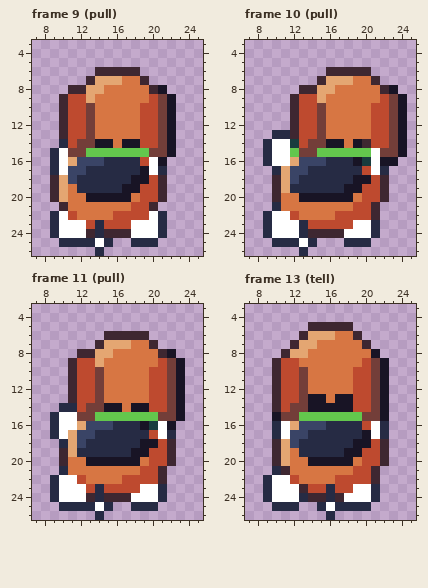
Two states of a pixel-art file, art/minis/dog-biscuit@56.aseprite. The picture above was drawn from the file before the commit.
27x27 pixels, 24 frames. Shown: frame 9 (pull): x 7..25, y 3..26; frame 10 (pull): x 7..25, y 3..26; frame 11 (pull): x 7..25, y 3..26; frame 13 (tell): x 7..25, y 3..26. The old version is drawn lined up with the new one. The commit also changed other frames, which this record leaves out.
Now the later version:
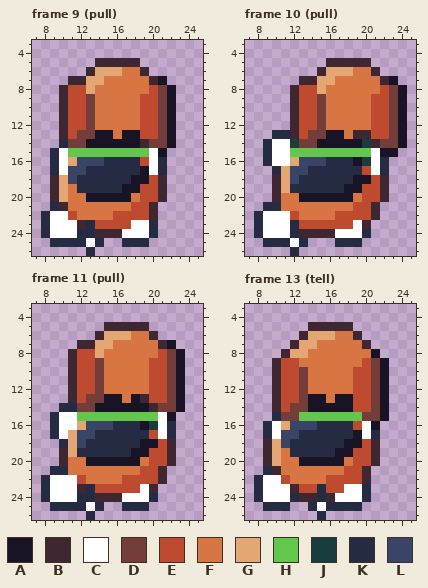
Palette (. is transparent): A #181425  B #3e2731  C #ffffff  D #733e39  E #be4a2f  F #d77643  G #e4a672  H #63c74d  J #193c3e  K #262b44  L #3a4466
From old to new:
whole drawing moved by +2,+0 (the old picture is shown already moved)
Changed rows in their new state; - is an unchanged pixel.
Frame 9 (pull):
first column x 10:
 5 ----BBBBB----
 6 ---BGGGFFB---
 7 -BBG-FF--FBA-
 8 BEE-F-----EDA
 9 ---D-----E---
first column x 11:
13 -D-AA-AA----
14 D-A--A--BD--
15 HH-------CA.
16 ----------K-
first column x 8:
21 -K------------
22 KC----------B.
23 KC--BKE-----K.
24 KC--KKB--C--K.
25 -K---CK.-K--.-
26 -----K.-------
Frame 10 (pull):
first column x 12:
 5 ----BBBBB----
 6 ---BGGGFFB---
 7 -BBG-FF--FBA-
 8 BEE-F-----EDA
 9 ---D-----E---
first column x 13:
13 -D-AA-BB----
14 D-A--A-JBD--
15 HH-------AA.
16 ---------K.-
first column x 8:
21 -K------------
22 KC------------
23 KC--KE------B.
24 KC--KB---C--K.
25 -K--CK.--K--.-
26 ----K.--------
Frame 11 (pull):
first column x 11:
 5 ----BBBBB----
 6 ---BGGGFFB---
 7 -BBG-FF--FBA-
 8 BEE-F-----EDA
 9 ---D-----E---
first column x 12:
13 -D-AA-AB----
14 D-A--A--BD--
15 HH-------CA.
16 ----------K-
first column x 8:
21 -K------------
22 KC------------
23 KC--BKE-----B.
24 KC--KKB--C--K.
25 -K---CK.-K--.-
26 -----K.-------
Frame 13 (tell):
first column x 8:
15 --K------------
16 -KCGL--K---ECA.
17 -KCL-K-----ACK.
18 -BGLK-----A-EB.
19 -BGFK----A-E-B.
20 -BGF-A----FE-B.
21 -KBF------E-B.-
22 KC-EF---E---B.-
23 KC--BE-KE-C-K.-
24 KC--KB-KBC--K.-
25 -K--.-KCK---.--
26 -------K.------
Pixel boxes of the changes (left, top, right, bottom) in both pictures:
changed: (59, 58, 176, 166)
changed: (41, 202, 167, 256)
changed: (290, 58, 407, 166)
changed: (254, 202, 380, 256)
changed: (68, 322, 185, 430)
changed: (41, 466, 167, 520)
changed: (254, 412, 389, 520)
